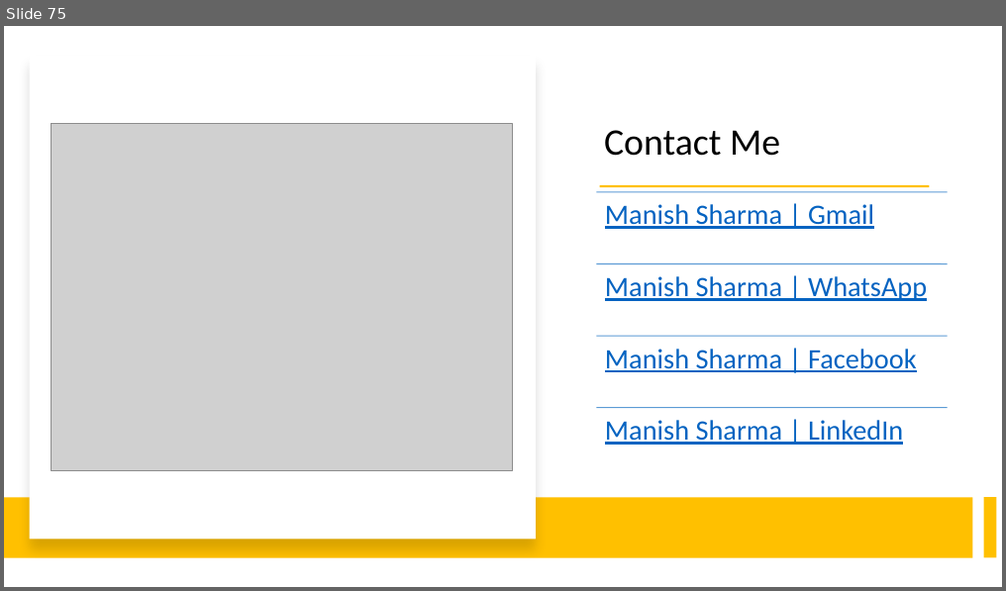
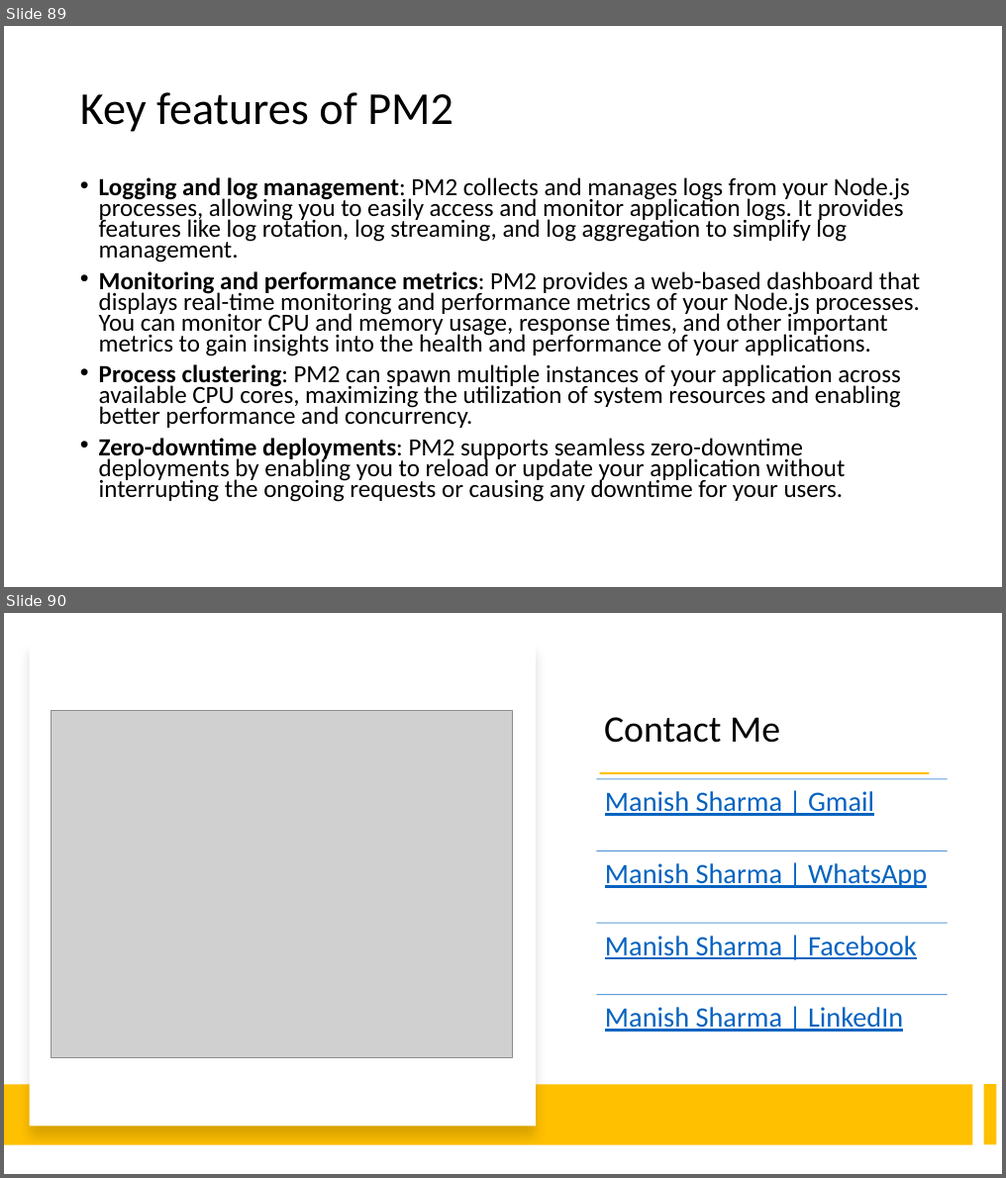
Before and after one commit to explore-with-manish/im-jan24, a slide deck: Node/Notes/Node.pptx. Shown one above the other, each under a label of ours: slide 75 before the commit, slides 89 and 90 after it. The pictures are 1006x591 and 1006x1178 pixels, drawn with LibreOffice and Linux fonts; fonts in the diff are those of the drawing; grey boxes stand for pictures. Boxes give left, top, right and bottom in pixels: in the first picture for what was removed or moved away, otherwise in the second. Text is boxed around its words. In the diff, an @@ line names an element or a change of style, - is before the commit and + after.

Commit message:
PM2 Deploy

```diff
--- a/Node/Notes/Node.pptx
+++ b/Node/Notes/Node.pptx
@@ slide 89 added at (x1=4, y1=26, x2=1002, y2=587), background #FFFFFF @@
@@ title added at (x1=80, y1=92, x2=453, y2=132), 44 pt, text #000000 @@
+Key features of PM2
@@ text added at (x1=99, y1=177, x2=921, y2=502), 23.8 pt, text #000000 @@
+• Logging and log management: PM2 collects and manages logs from your Node.js processes, allowing you to easily access and monitor application logs. It provides features like log rotation, log streaming, and log aggregation to simplify log management.
+• Monitoring and performance metrics: PM2 provides a web-based dashboard that displays real-time monitoring and performance metrics of your Node.js processes. You can monitor CPU and memory usage, response times, and other important metrics to gain insights into the health and performance of your applications.
+• Process clustering: PM2 can spawn multiple instances of your application across available CPU cores, maximizing the utilization of system resources and enabling better performance and concurrency.
+• Zero-downtime deployments: PM2 supports seamless zero-downtime deployments by enabling you to reload or update your application without interrupting the ongoing requests or causing any downtime for your users.
@@ what was slide 75 is now slide 90 @@
```
Also in this commit, not shown: 14 other slides added, 20 other files.
